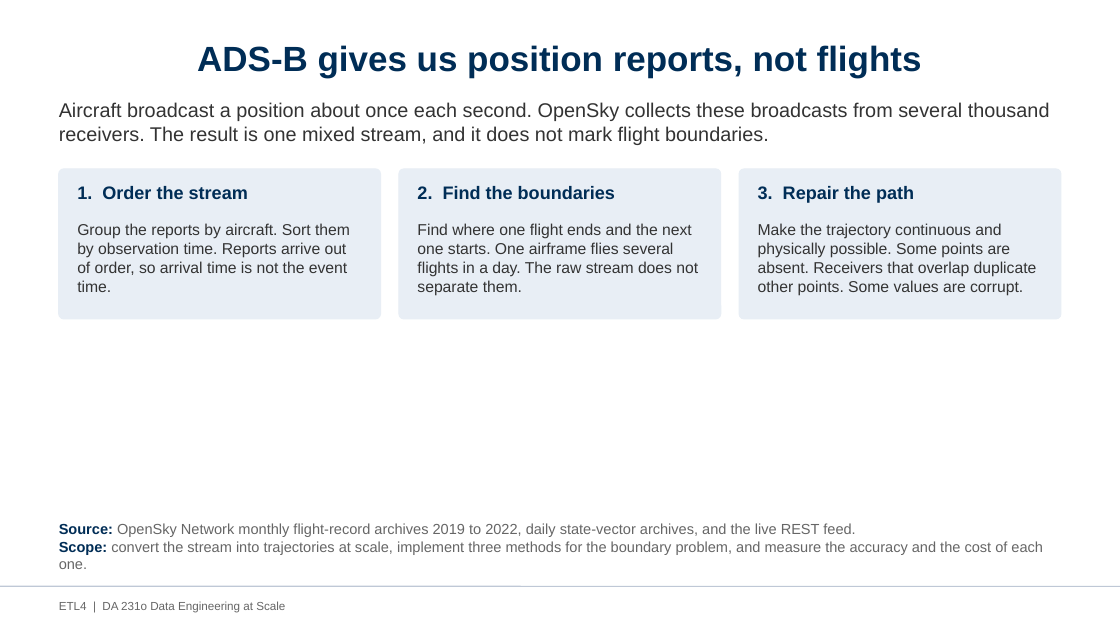
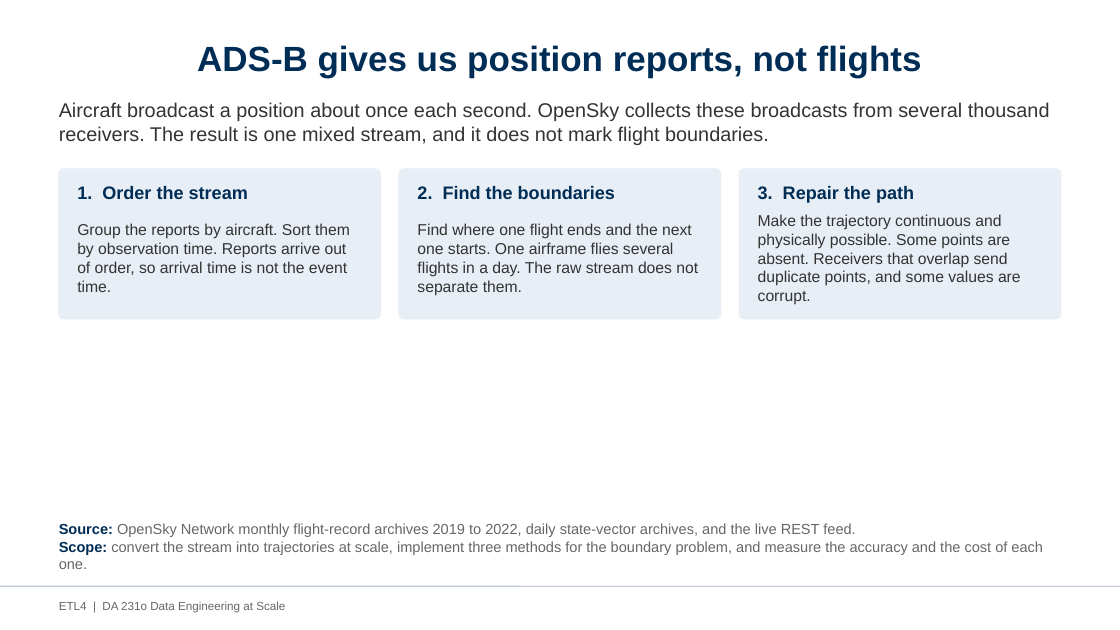
Before and after one commit to AvinashKompalli/Clean-Flight-Paths-from-Noisy-Aircraft-Data-at-Scale, a slide deck: slide 2 of etl4/docs/ETL4_Project_Presentation.pptx. Drawn at 1120x630 pixels with LibreOffice and Linux fonts; fonts in the diff are those of the drawing. Boxes give left, top, right and bottom in pixels: in the first picture for what was removed or moved away, otherwise in the second. Text is boxed around its words. In the diff, an @@ line names an element or a change of style, - is before the commit and + after.

```diff
--- a/etl4/docs/ETL4_Project_Presentation.pptx
+++ b/etl4/docs/ETL4_Project_Presentation.pptx
@@ text at [758, 214, 1021, 304]: text changed @@
-Make the trajectory continuous and physically possible. Some points are absent. Receivers that overlap duplicate other points. Some values are corrupt.
+Make the trajectory continuous and physically possible. Some points are absent. Receivers that overlap send duplicate points, and some values are corrupt.
```
Also in this commit, not shown: 11 other slides changed, 1 other file.
